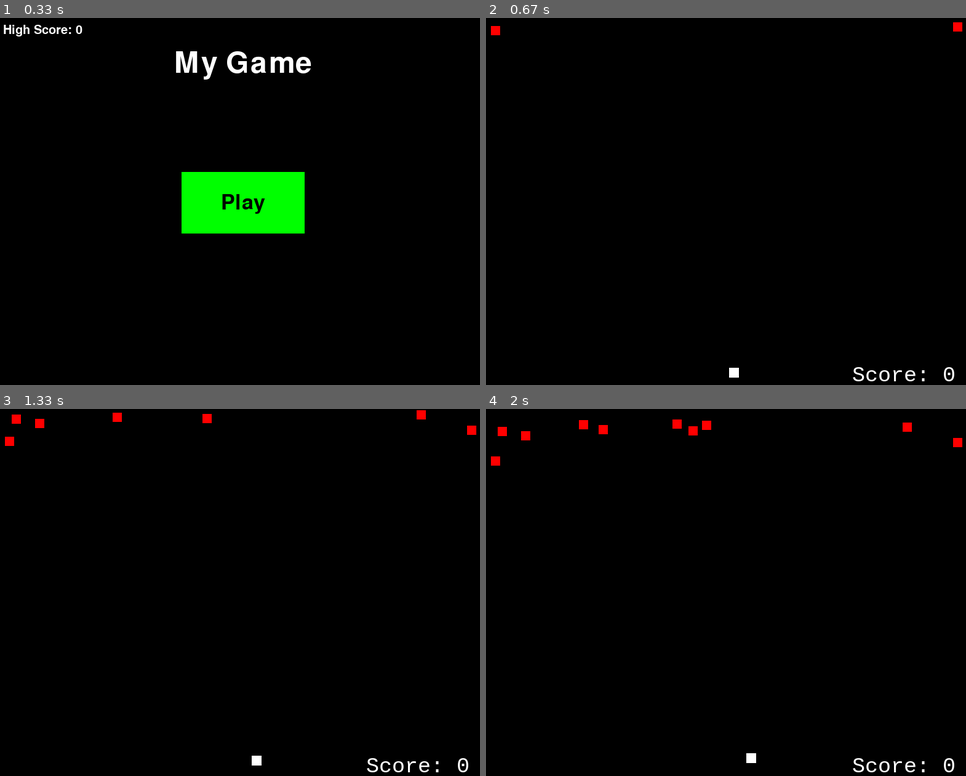
Above: before the commit, frames 1-4 (two rows, left to right).
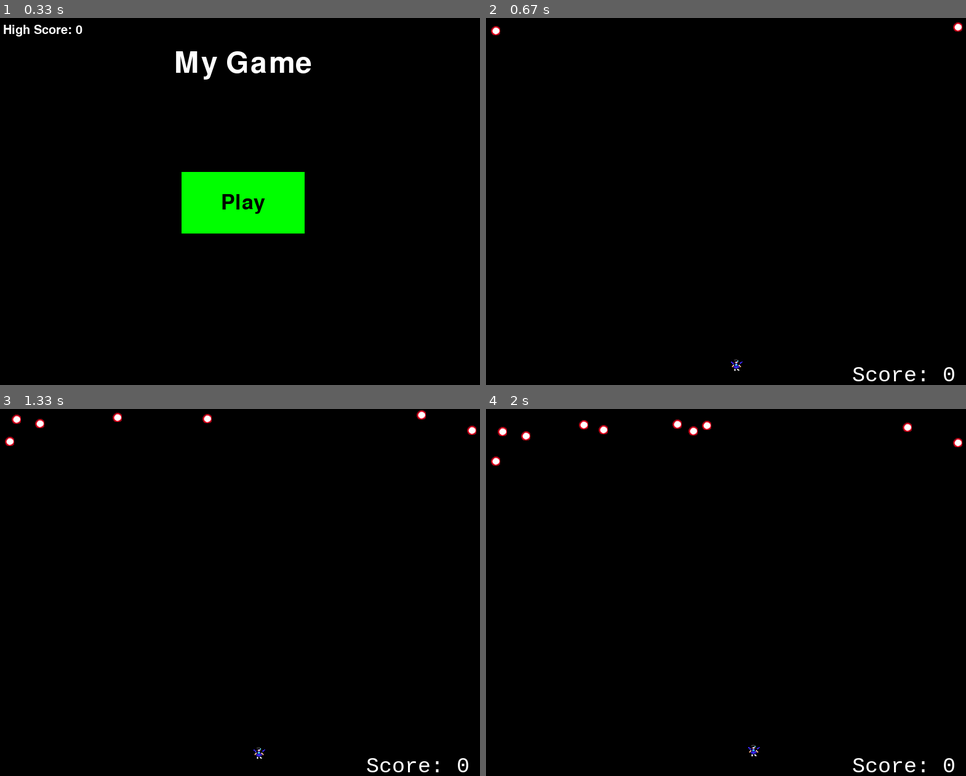
Above: after the commit, the same moments.

Repository: CS2613-WI24-FR01B/exploration-activity-1-MythicalTurtle
Game: pygame game, started from Pygame.py
The game is run twice, just before and just after one commit, with the same random seed, the same clock (stepped at 60 frames per second) and the same inputs.
Inputs (mouse positions are in pixels of both pictures, inside the frame that each line leads up to):
- Up to frame 1 (0.33 s): no input
- Up to frame 2 (0.67 s): click "Play" at 0.38 s
- Up to frame 3 (1.33 s): hold Right 0.67-1.13 s; move the mouse to (225, 610) at 0.7 s; hold Up from 1.17 s (still down)
- Up to frame 4 (2 s): release Up at 1.47 s; hold Right 1.5-1.97 s

Frame 1 is identical in both runs. In frame 2, 0.2% of the frame differs, in the area x 1-100%, y 1-98%; in frame 3, 0.4%; in frame 4, 0.6%, in the area x 1-100%, y 2-97%.

Commit message:
Added images for bullets and player

Diff:
--- a/Pygame.py
+++ b/Pygame.py
@@ -40,7 +40,7 @@
 replay_button_y = SCREEN_HEIGHT // 2 + 50  #Under the Game Over text
 
 #Player
-player_size = 16
+player_size = 25
 player_pos = [SCREEN_WIDTH//2, SCREEN_HEIGHT-2*player_size]
 player_speed = 0.5
 
@@ -55,6 +55,14 @@
 bullet_width = 10
 bullet_speed = 20
 bullet_list = []
+
+#Load images
+player_image = pygame.image.load('player.gif').convert_alpha()
+enemy_image = pygame.image.load('enemy.png').convert_alpha()
+
+#Scale Images
+player_image = pygame.transform.scale(player_image, (player_size, player_size))
+enemy_image = pygame.transform.scale(enemy_image, (enemy_size, enemy_size))
 
 score = 0
 game_state = "menu" #Possible states: "menu", "playing", "game_over"
@@ -98,7 +106,8 @@
 def draw_enemies(enemy_list):
     for enemy in enemy_list:
         enemy_pos = enemy["pos"]
-        pygame.draw.rect(screen, RED, (enemy_pos[0], enemy_pos[1], enemy_size, enemy_size))
+        screen.blit(enemy_image, enemy_pos)
+        #pygame.draw.rect(screen, RED, (enemy_pos[0], enemy_pos[1], enemy_size, enemy_size))
 
 #Changes the position of an enemy
 def update_enemy_positions(enemy_list, score):
@@ -250,8 +259,8 @@
         show_score(score)
 
 
-
-        pygame.draw.rect(screen, WHITE, (player_pos[0], player_pos[1], player_size, player_size))
+        screen.blit(player_image, player_pos)
+        #pygame.draw.rect(screen, WHITE, (player_pos[0], player_pos[1], player_size, player_size))
         pygame.display.update()
 
         #Check for collision with player
